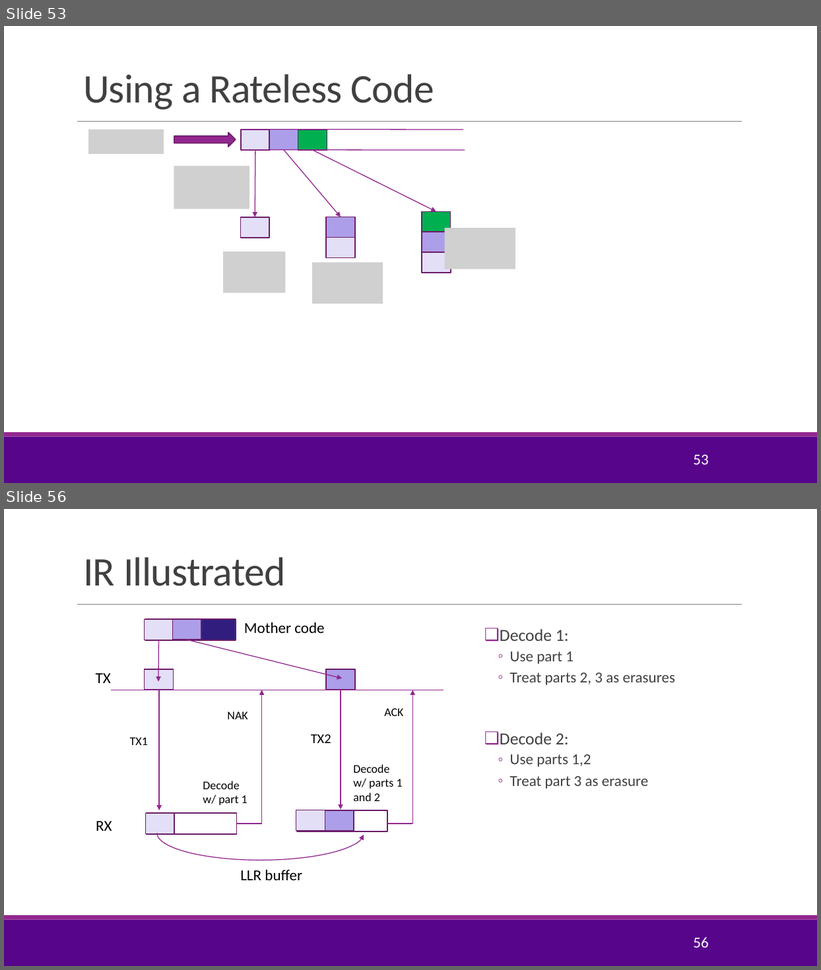
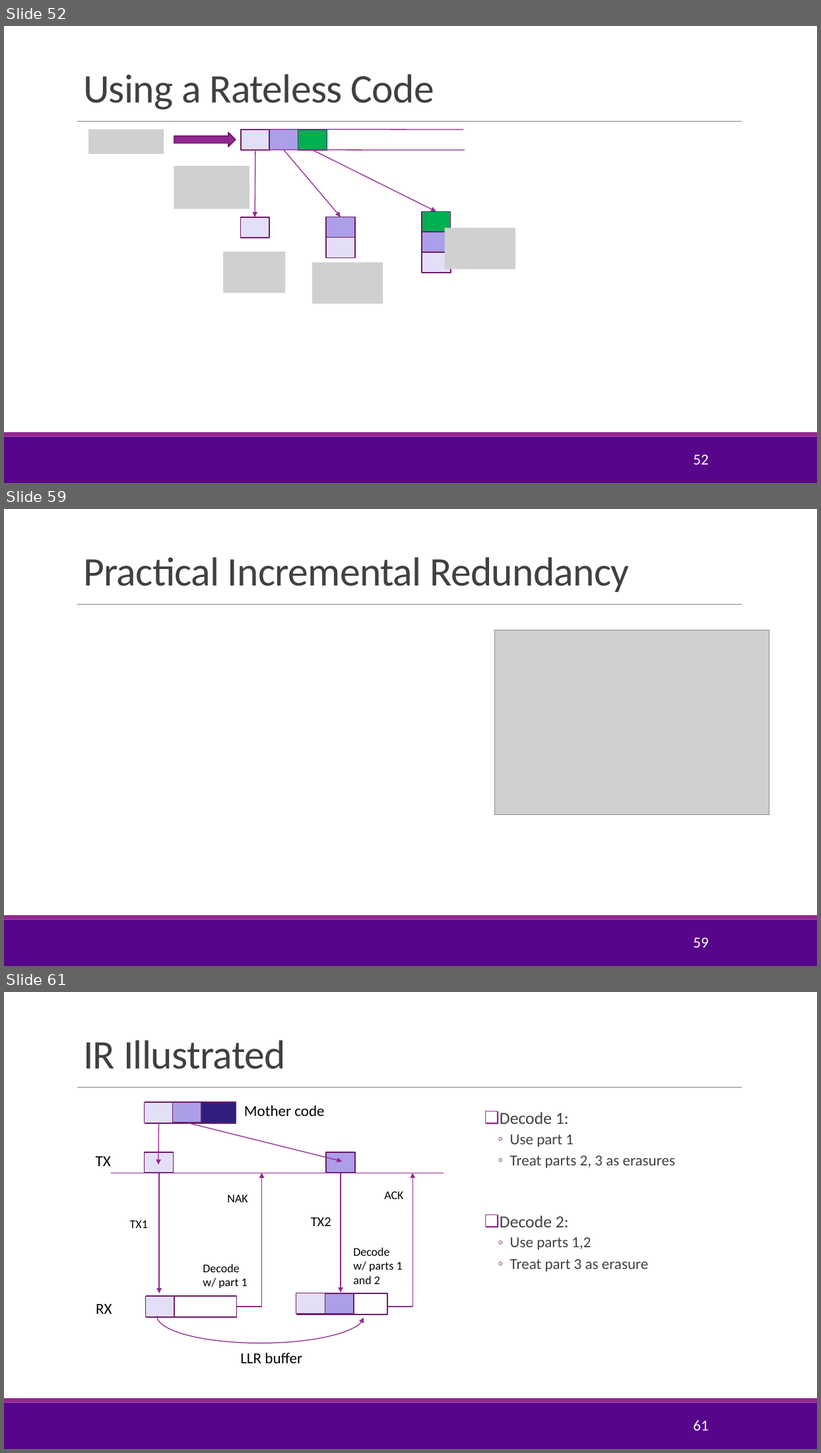
Before and after one commit to sdrangan/wirelesscomm, a slide deck: lectures/Unit05_AMC.pptx. Shown one above the other, each under a label of ours: slides 53 and 56 before the commit, slides 52, 59 and 61 after it; the slides between them are not shown. The pictures are 821x970 and 821x1453 pixels, drawn with LibreOffice and Linux fonts; fonts in the diff are those of the drawing; grey boxes stand for pictures; background and template pictures are left out. Boxes give left, top, right and bottom in pixels: in the first picture for what was removed or moved away, otherwise in the second. Text is boxed around its words. In the diff, an @@ line names an element or a change of style, - is before the commit and + after.

```diff
--- a/lectures/Unit05_AMC.pptx
+++ b/lectures/Unit05_AMC.pptx
@@ slide 59 added at bbox=[4, 509, 817, 966], background #FFFFFF; not listed: 3 template elements that a slide beside it also shows @@
@@ title added at bbox=[83, 557, 629, 592], 48 pt, text #404040 @@
+Practical Incremental Redundancy
@@ picture added at bbox=[495, 630, 770, 815] @@
@@ page number added at bbox=[693, 938, 708, 948], 18 pt, text #FFFFFF @@
+59
@@ what was slide 53 is now slide 52 @@
@@ page number at bbox=[693, 455, 708, 465]: text changed @@
-53
+52
@@ what was slide 56 is now slide 61 @@
@@ page number at bbox=[693, 1420, 708, 1431]: text changed @@
-56
+61
```
Also in this commit, not shown: 2 slides changed, 9 other slides added, 3 slides removed, 4 other files.
